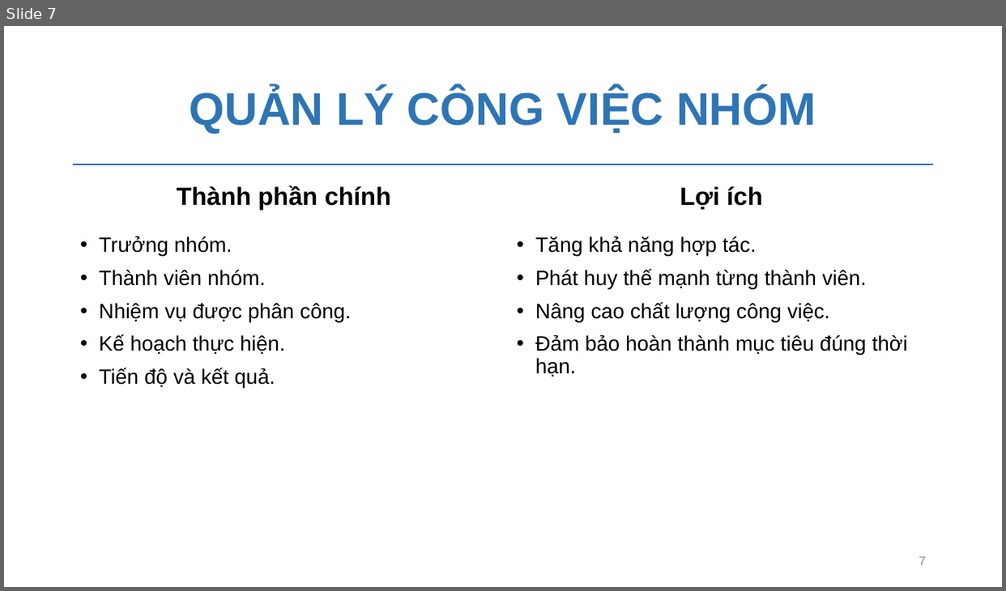
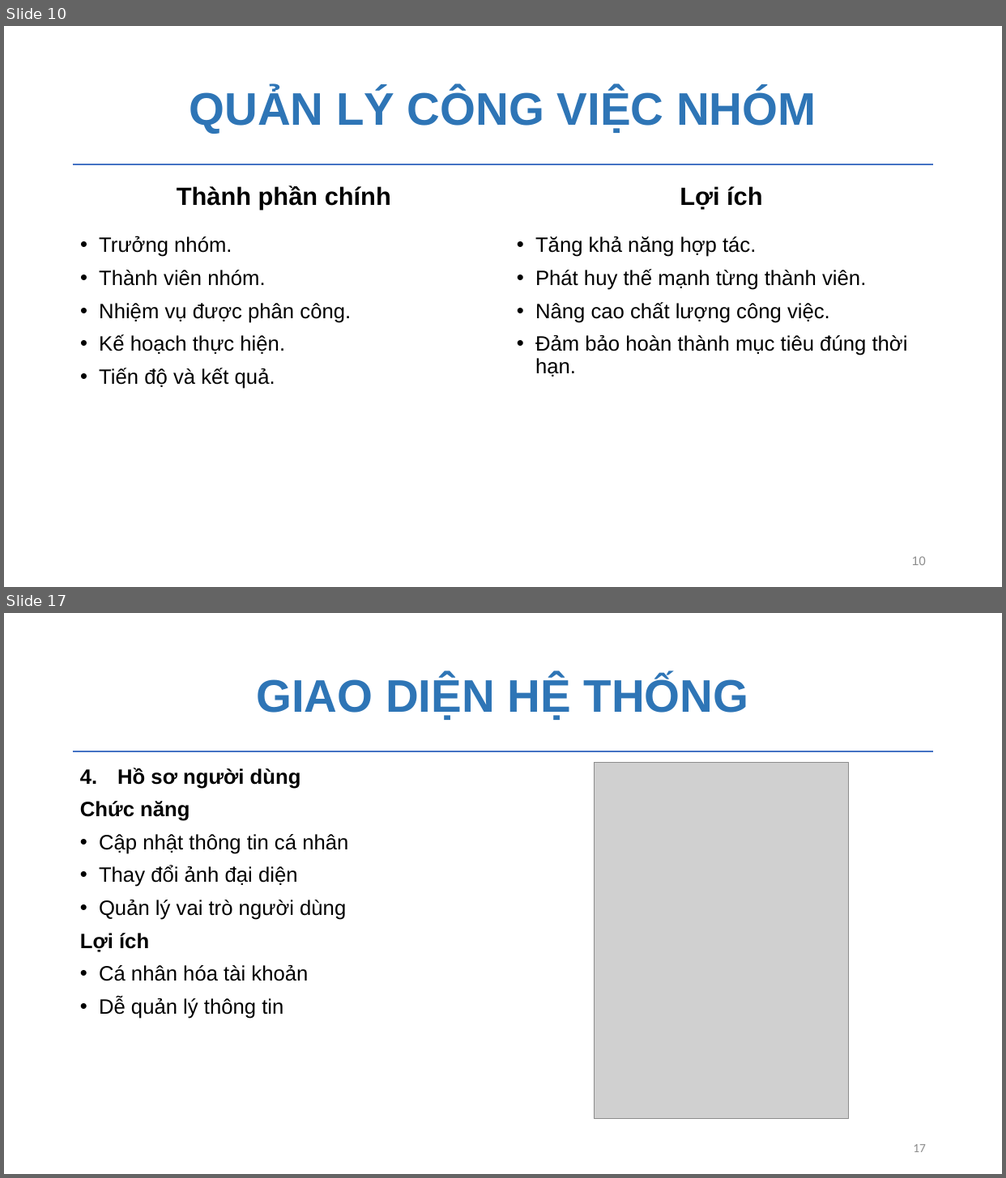
Before and after one commit to chautuyettran/CNPM-nhom17, a slide deck: nhom17.pptx. Shown one above the other, each under a label of ours: slide 7 before the commit, slides 10 and 17 after it; the slides between them are not shown. The pictures are 1006x591 and 1006x1178 pixels, drawn with LibreOffice and Linux fonts; fonts in the diff are those of the drawing; grey boxes stand for pictures; background and template pictures are left out. Boxes give left, top, right and bottom in pixels: in the first picture for what was removed or moved away, otherwise in the second. Text is boxed around its words. In the diff, an @@ line names an element or a change of style, - is before the commit and + after.

```diff
--- a/nhom17.pptx
+++ b/nhom17.pptx
@@ slide 17 added at box(4, 613, 1002, 1174), background #FFFFFF; not listed: 1 template element that a slide beside it also shows @@
@@ title added at box(256, 675, 749, 720), 44 pt, text #2E75B6, bold @@
+GIAO DIỆN HỆ THỐNG
@@ text added at box(80, 768, 348, 1019), 20 pt, text #000000 @@
+4. Hồ sơ người dùng
+Chức năng
+• Cập nhật thông tin cá nhân
+• Thay đổi ảnh đại diện
+• Quản lý vai trò người dùng
+Lợi ích
+• Cá nhân hóa tài khoản
+• Dễ quản lý thông tin
@@ picture added at box(594, 763, 849, 1119) @@
@@ page number added at box(913, 1144, 926, 1152), 12 pt, text #8C8C8C @@
+17
@@ what was slide 7 is now slide 10 @@
@@ page number at box(912, 557, 926, 565): text changed @@
-7
+10
```
Also in this commit, not shown: 8 slides changed, 9 other slides added, 1 slide removed, 17 other files.
